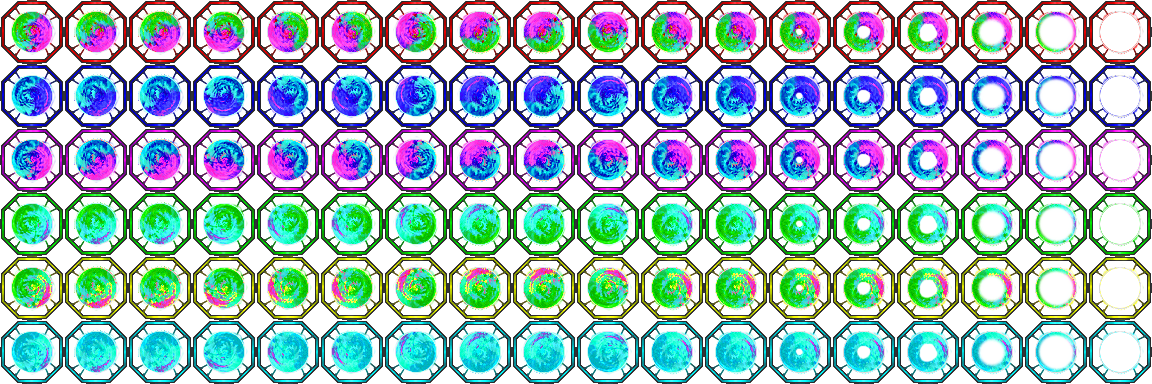
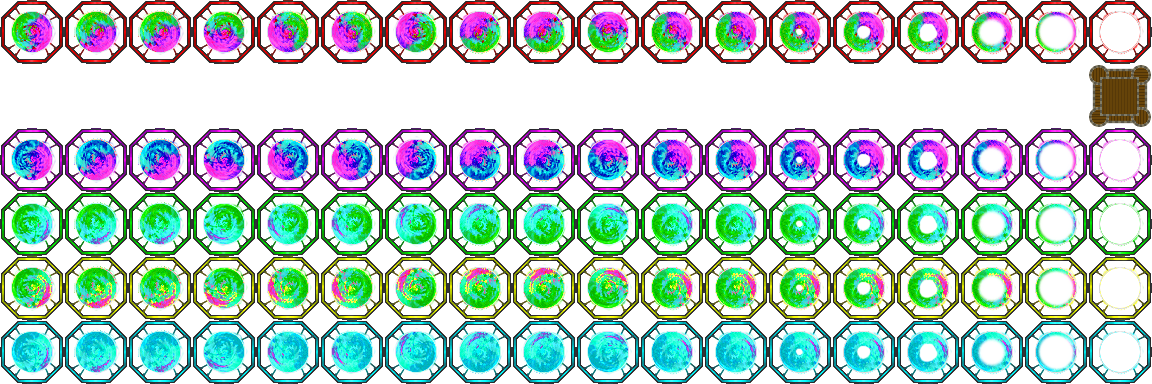
Before/after of a 1152px x 384px layered artwork. What changed in the layer stack:
added layer "Pasted Layer #2" above "spawn_red" over left=1089, top=65, right=1151, bottom=127
hid "spawn_blue" over left=0, top=64, right=1152, bottom=128
